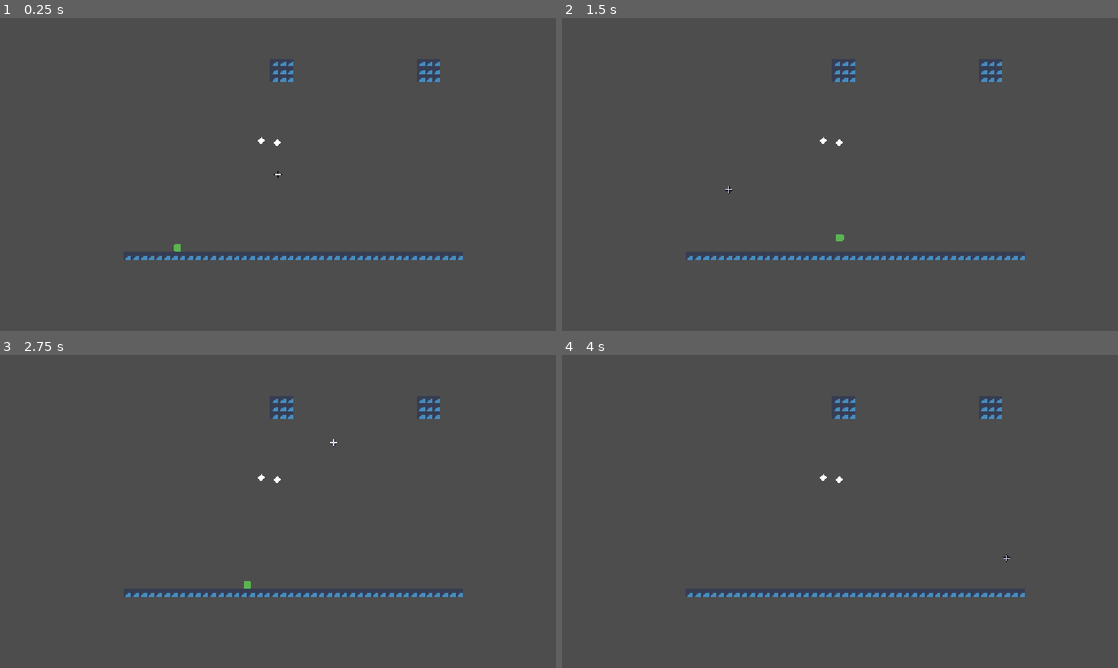
Above: before the commit, frames 1-4 (two rows, left to right).
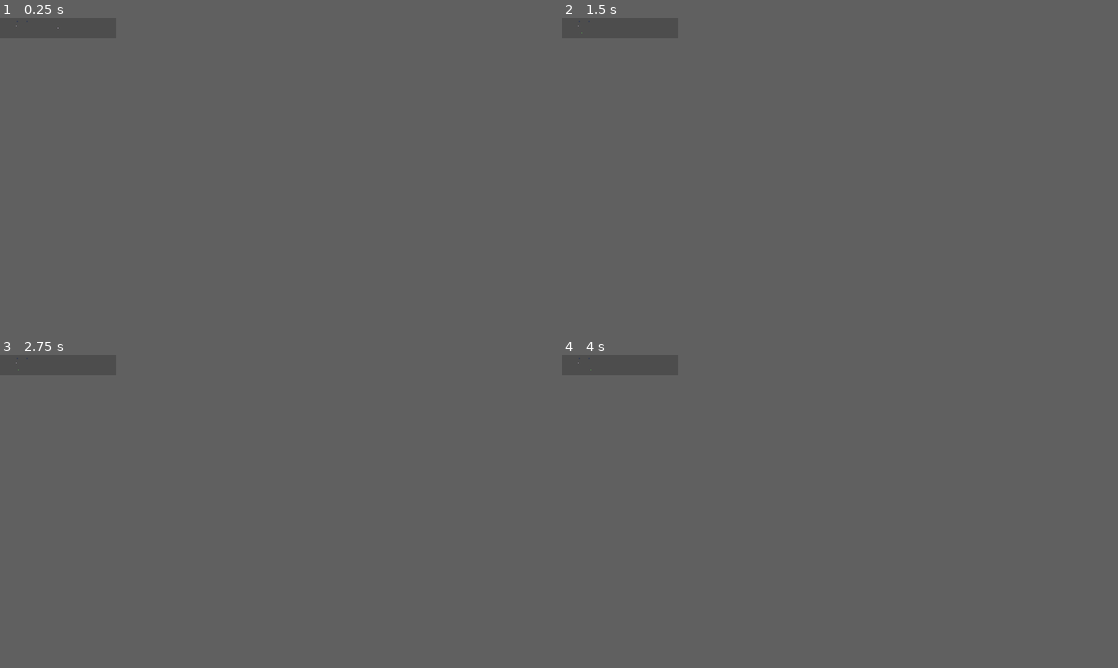
Above: after the commit, the same moments.

Repository: MadAvidCoder/Spin-phibian
Game: Godot game, scene res://scenes/main.tscn
Same seed, same stepped clock (60 frames per second), same inputs: the game is played once before the commit and once after it. The engine's default icon, where the game draws it, is replaced by a stand-in: a white triangle on a blue panel in a dark square.
Inputs (mouse positions are in pixels of both pictures, inside the frame that each line leads up to):
- Up to frame 1 (0.25 s): no input
- Up to frame 2 (1.5 s): tap Enter at 0.5 s; move the mouse to (962, 158) at 0.52 s; hold D (right) from 0.53 s (still down); click (962, 158) at 0.6 s; tap Space at 1.25 s; move the mouse to (728, 190) at 1.27 s; click (728, 190) at 1.35 s
- Up to frame 3 (2.75 s): tap Enter at 2 s; move the mouse to (333, 442) at 2.02 s; release D (right) at 2.03 s; hold A (left) from 2.03 s (still down); click (333, 442) at 2.1 s
- Up to frame 4 (4 s): move the mouse to (812, 574) at 2.77 s; release A (left) at 2.78 s; hold D (right) from 2.78 s (still down); click (812, 574) at 2.85 s; tap Space at 3.5 s; move the mouse to (1006, 558) at 3.52 s; click (1006, 558) at 3.6 s
In our replay, the window is 800x450 before the commit and 167x29 after it. These sizes can differ from the game's own. Grey fills any space a smaller window leaves; there, only what the larger window draws over its background counts as a difference.

The runs differ from the first frame. In frame 1, 0.8% of the frame differs, in the area x 2-84%, y 2-78%; in frame 2, 0.8%; in frame 3, 0.8%; in frame 4, 0.8%.

Commit message:
tween time
where have you beeeen

Diff:
--- a/src/project.godot
+++ b/src/project.godot
@@ -17,6 +17,7 @@
 
 [display]
 
+window/size/viewport_width=3840
 window/stretch/mode="canvas_items"
 window/stretch/aspect="expand"
 
--- a/src/scenes/anchor.tscn
+++ b/src/scenes/anchor.tscn
@@ -1,6 +1,7 @@
 [gd_scene format=3 uid="uid://b143qyca7ba5"]
 
 [ext_resource type="Script" uid="uid://dwkq7b7oj7v5" path="res://scripts/base_anchor.gd" id="1_gdjek"]
+[ext_resource type="Texture2D" uid="uid://bh71ieiwbq748" path="res://assets/sprites/basic anchor.png" id="2_hs5qy"]
 
 [sub_resource type="CircleShape2D" id="CircleShape2D_2cus8"]
 radius = 7.071068
@@ -12,8 +13,8 @@
 script = ExtResource("1_gdjek")
 metadata/_custom_type_script = "uid://dwkq7b7oj7v5"
 
-[node name="Polygon2D" type="Polygon2D" parent="." unique_id=1288380937]
-polygon = PackedVector2Array(-7.5, 0, 0, -7.5, 7.5, 0, 0, 7.5)
-
 [node name="CollisionPolygon2D" type="CollisionShape2D" parent="." unique_id=871511499]
 shape = SubResource("CircleShape2D_2cus8")
+
+[node name="Sprite2D" type="Sprite2D" parent="." unique_id=1586985149]
+texture = ExtResource("2_hs5qy")
--- a/src/scenes/frog.tscn
+++ b/src/scenes/frog.tscn
@@ -23,6 +23,7 @@
 
 [node name="Frog" type="CharacterBody2D" unique_id=1809645032 groups=["frog"]]
 script = ExtResource("1_qyo2l")
+pull_speed = 900.0
 
 [node name="Sprite" type="AnimatedSprite2D" parent="." unique_id=1201950172]
 sprite_frames = SubResource("SpriteFrames_2cus8")
Binary file added: src/assets/sprites/basic anchor.png
Not shown, added: src/assets/sprites/basic anchor.png.import
Not shown, added: aseprite/basic anchor.aseprite
